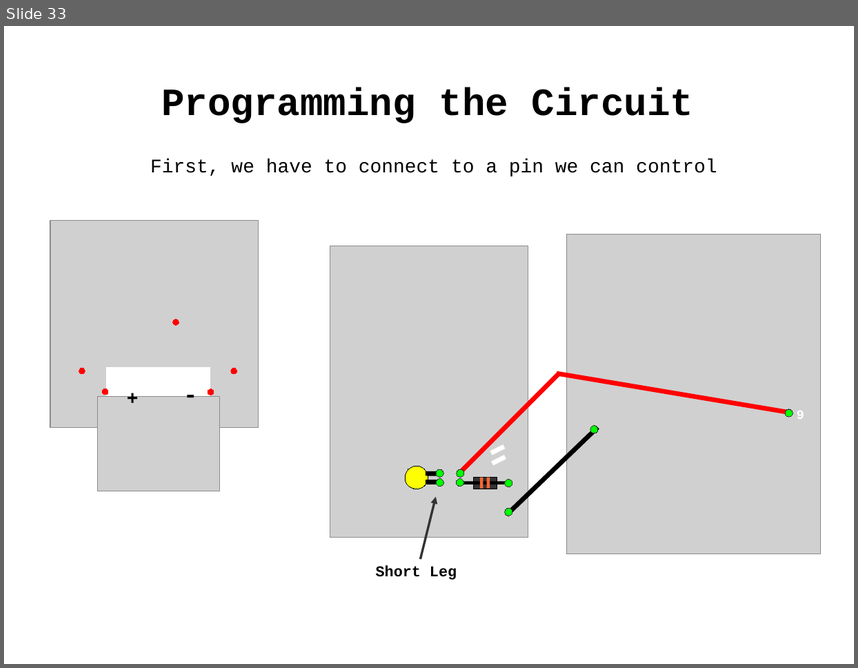
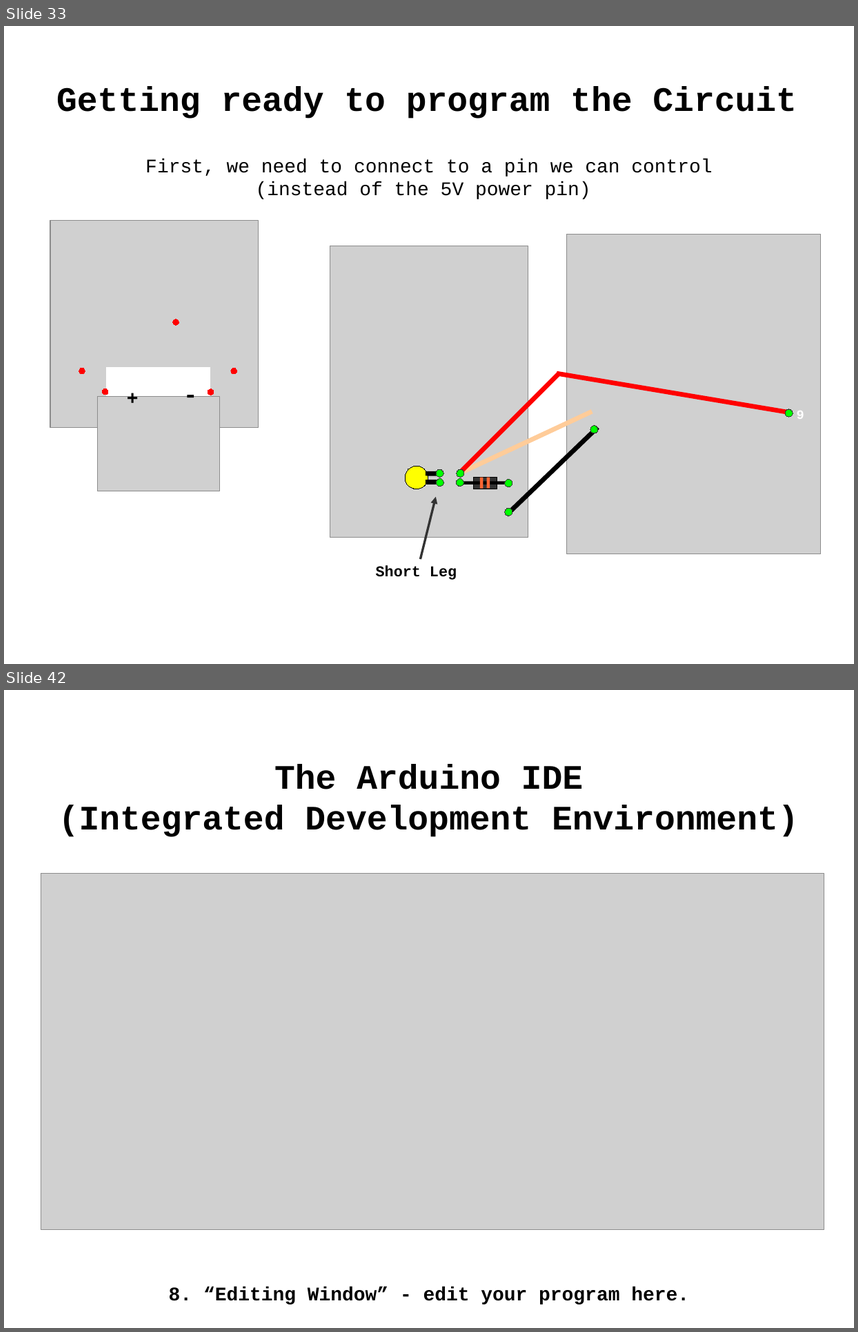
Before and after one commit to lovelandcreatorspace/presentations, a slide deck: arduino/101/raw/arduino101_slides.odp. Shown one above the other, each under a label of ours: slide 33 before the commit, slides 33 and 42 after it; the slides between them are not shown. The pictures are 858x668 and 858x1332 pixels, drawn with LibreOffice and Linux fonts; fonts in the diff are those of the drawing; grey boxes stand for pictures. Boxes give left, top, right and bottom in pixels: in the first picture for what was removed or moved away, otherwise in the second. Text is boxed around its words. In the diff, an @@ line names an element or a change of style, - is before the commit and + after.

```diff
--- a/arduino/101/raw/arduino101_slides.odp
+++ b/arduino/101/raw/arduino101_slides.odp
@@ slide 42 added at bbox=[4, 690, 854, 1328], background #FFFFFF @@
@@ text added at bbox=[59, 764, 799, 837], 32 pt, text #000000, bold @@
+The Arduino IDE
+(Integrated Development Environment)
@@ picture added at bbox=[41, 873, 824, 1229] @@
@@ text added at bbox=[169, 1286, 689, 1304], 18 pt, text #000000, bold @@
+8. “Editing Window” - edit your program here.
@@ slide 33 changed as well @@
@@ text at bbox=[56, 86, 797, 118]: text changed; size 36 to 32 pt @@
-Programming the Circuit
+Getting ready to program the Circuit
@@ text at bbox=[145, 158, 712, 199]: text changed @@
-First, we have to connect to a pin we can control
+First, we need to connect to a pin we can control
+(instead of the 5V power pin)
@@ line added from (459, 473) to (593, 411), #FFCC99 4.31 pt @@
@@ line removed from (505, 446) to (492, 452) @@
@@ line removed from (506, 457) to (493, 463) @@
```
Also in this commit, not shown: 4 other slides changed, 11 other slides added, 1 slide removed, 1 other file.
